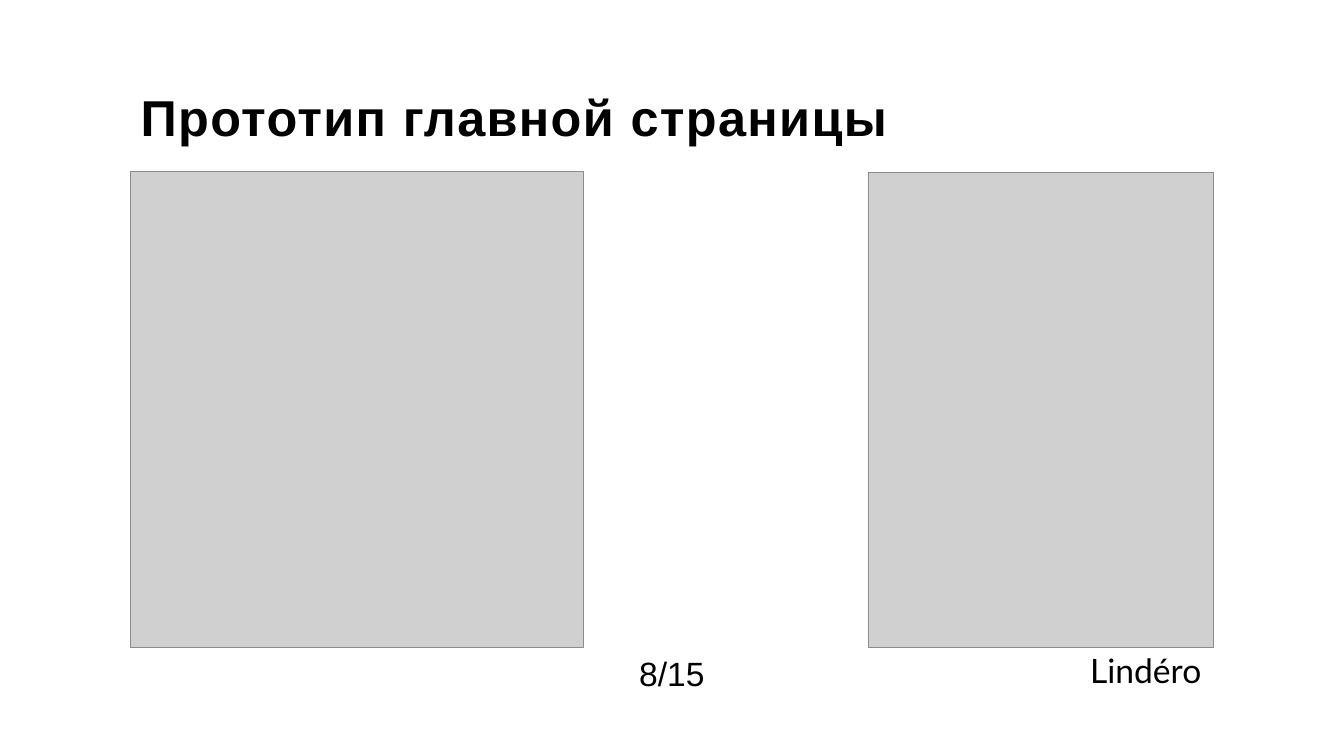
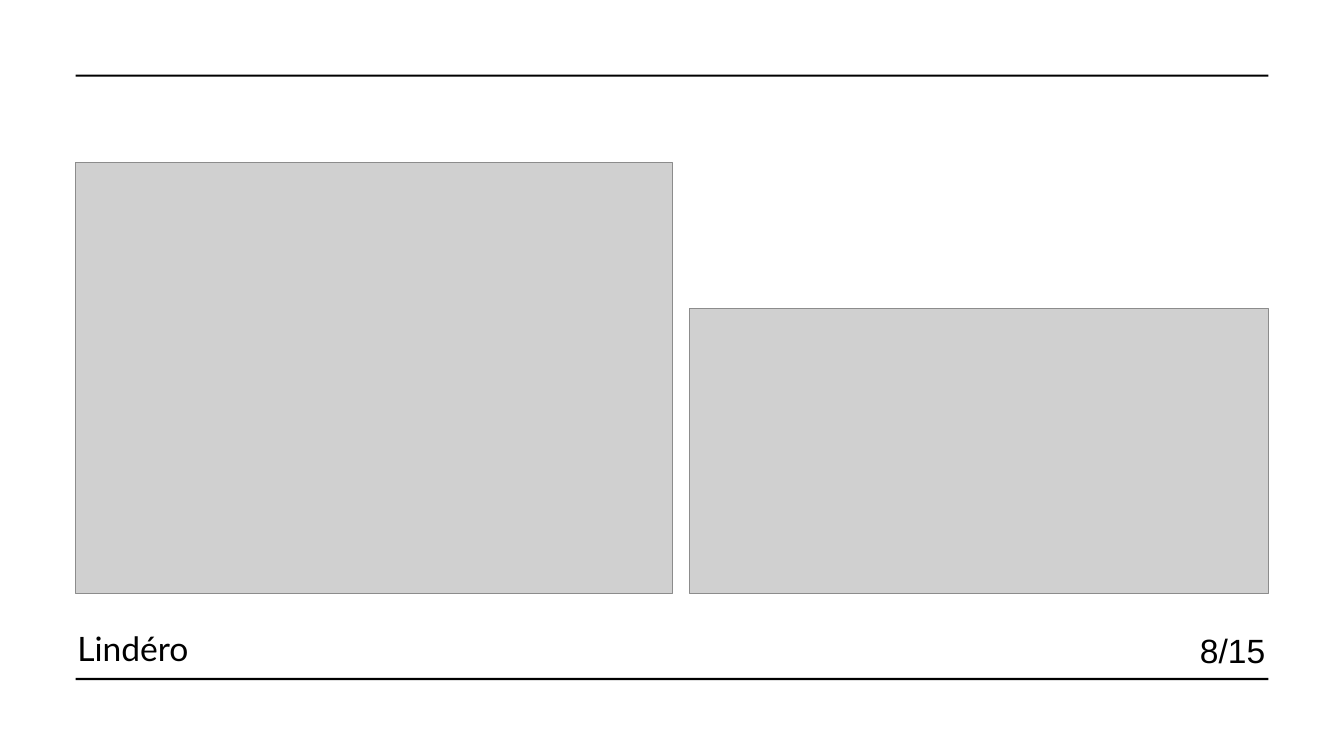
Before and after one commit to raiden-20/online_gallery, a slide deck: slide 8 of Документация/Презентация/Презентация.pptx. Drawn at 1344x756 pixels with LibreOffice and Linux fonts; fonts in the diff are those of the drawing; grey boxes stand for pictures. Boxes give left, top, right and bottom in pixels: in the first picture for what was removed or moved away, otherwise in the second. Text is boxed around its words. In the diff, an @@ line names an element or a change of style, - is before the commit and + after.

```diff
--- a/Документация/Презентация/Презентация.pptx
+++ b/Документация/Презентация/Презентация.pptx
@@ line added from (76, 76) to (1268, 76), #000000 1.5 pt @@
@@ title removed at [141, 98, 887, 146] @@
-Прототип главной страницы
@@ picture: place and size @@
-picture at [131, 171, 584, 647]
+picture at [76, 162, 674, 593]
@@ picture removed at [869, 172, 1214, 647] @@
@@ picture added at [690, 309, 1268, 593] @@
@@ text "8/15": place and size @@
-text "8/15" at [639, 661, 704, 687]
+text "8/15" at [1200, 638, 1265, 664]
@@ text "Lindéro": place and size @@
-text "Lindéro" at [1090, 658, 1201, 684]
+text "Lindéro" at [77, 636, 188, 662]
@@ line added from (76, 680) to (1268, 680), #000000 1.5 pt @@
```
Also in this commit, not shown: 12 other slides changed, 2 slides added, 2 slides removed, 1 other file.
